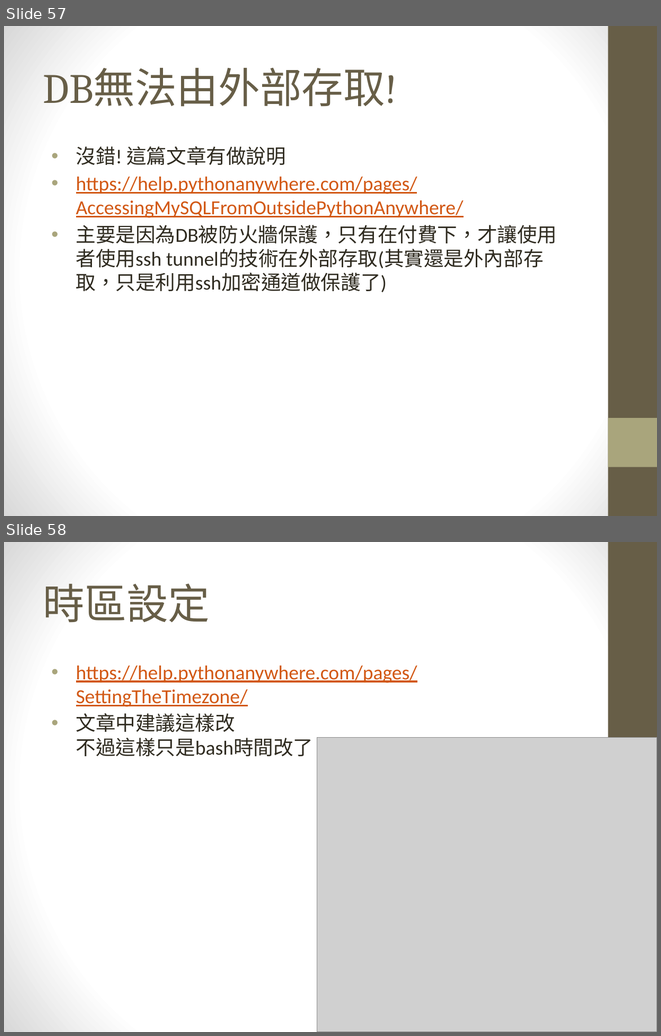
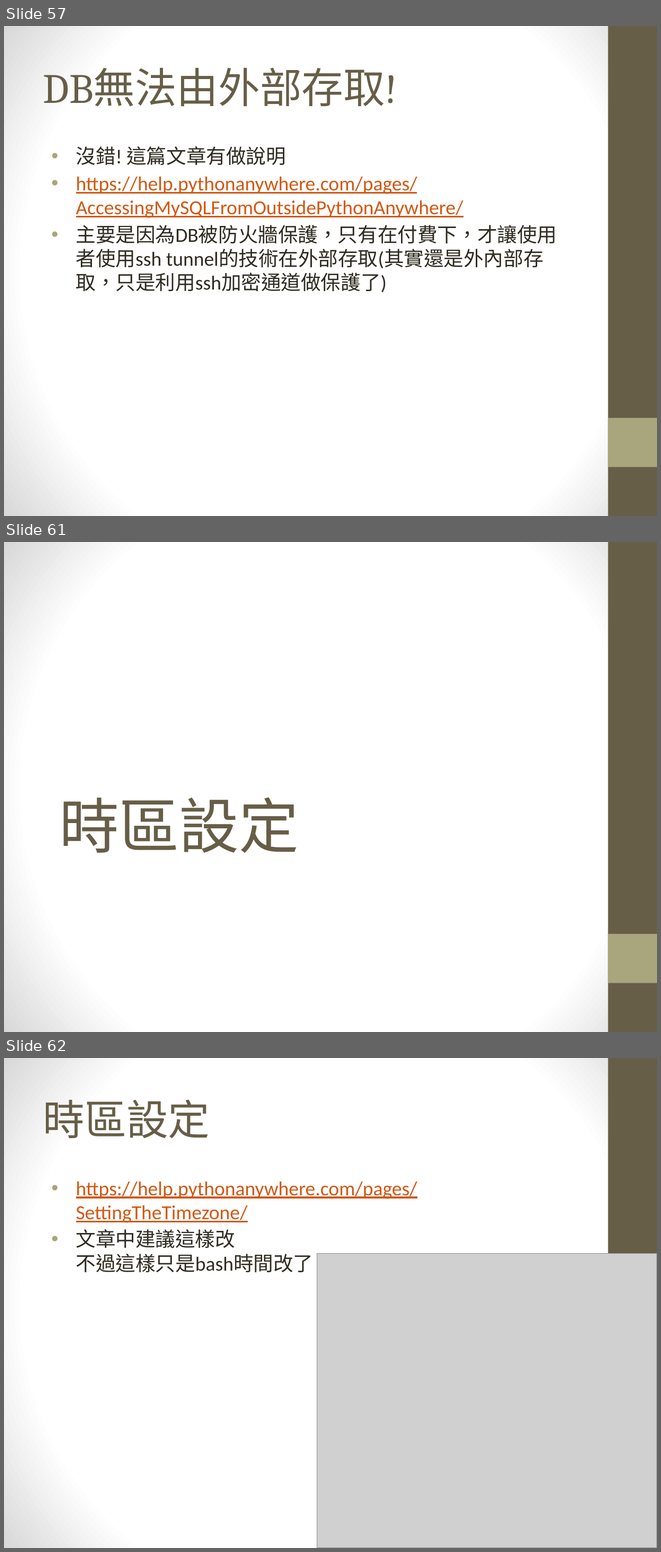
Before and after one commit to maloyang/KH20221202_IoT_Data_Science, a slide deck: W04/W04_web.pptx. Shown one above the other, each under a label of ours: slides 57 and 58 before the commit, slides 57, 61 and 62 after it; the slides between them are not shown. The pictures are 661x1036 and 661x1552 pixels, drawn with LibreOffice and Linux fonts; fonts in the diff are those of the drawing; grey boxes stand for pictures. Boxes give left, top, right and bottom in pixels: in the first picture for what was removed or moved away, otherwise in the second. Text is boxed around its words. In the diff, an @@ line names an element or a change of style, - is before the commit and + after.

```diff
--- a/W04/W04_web.pptx
+++ b/W04/W04_web.pptx
@@ slide 61 added at [4,542,657,1032], background gradient #FFFFFF to #D8D8D8; not listed: 2 template elements that a slide beside it also shows @@
@@ title added at [60,797,299,853], 66 pt, text #675E47 @@
+時區設定
@@ what was slide 58 is now slide 62 @@
```
Also in this commit, not shown: 3 slides changed, 3 other slides added, 10 other files.
